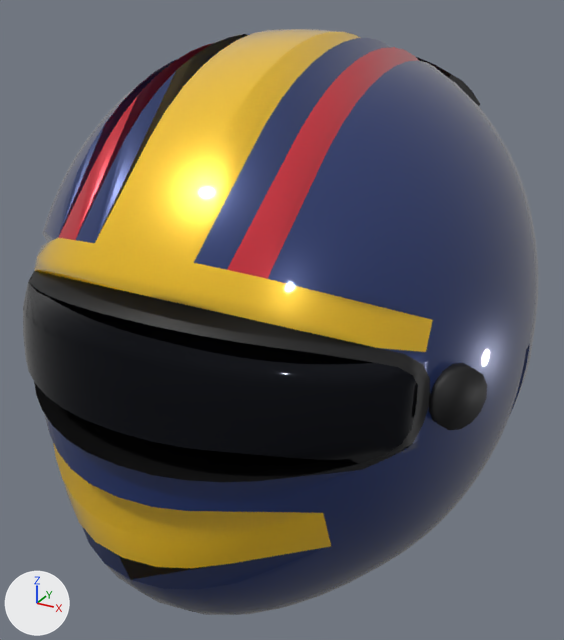
Before and after pictures for a commit that changed the glTF model src/ArcBox.Host/games/redline/models/helmets/ALO.glb.
Camera for both pictures: a 50 mm camera at (0.19, -0.363, 0.169) aimed at (-0.002, -0.013, -0.006). The lights are fixed; the arrows at lower left show +X, +Y and +Z. The picture after the commit comes second. Vertices at exactly the same position are counted once.

The first picture shows 'helmet'.
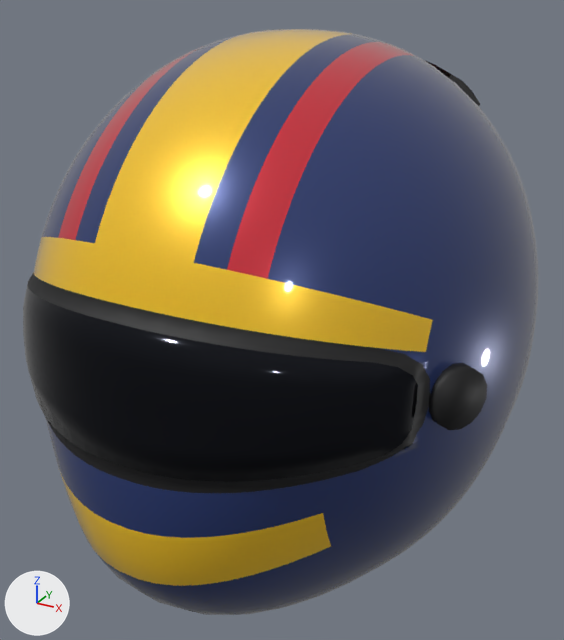
Changed parts and their boxes [x1, y1, x2, y2] in the pictures (564 x 640 px; the box of a moved part takes in the faces that stretch with it):
part 1 of me_helmet, moved or reshaped
    before: [484, 335, 532, 467]
    after: [306, 335, 532, 601]
part 2 of me_helmet, added
    after: [23, 30, 437, 589]

The edits, one by one:
me_helmet is used by ob_helmet; location (0.0, 0.0, 0.0).
me_helmet had 4416 vertices, 8664 faces and spanned x -0.128..0.128, y -0.161..0.15, z -0.132..0.145.
me_helmet now has 5239 vertices, 10066 faces and spans x -0.128..0.128, y -0.161..0.15, z -0.132..0.145.
me_helmet part 1: 255 vertices moved from x -0.128..0.128, y -0.016..0.042, z -0.104..-0.003 to x -0.128..0.128, y -0.016..0.042, z -0.103..-0.003; 163 vertices removed from x -0.128..0.128, y -0.107..0.117, z -0.126..0.0; 447 vertices added at x -0.128..0.128, y -0.107..0.113, z -0.132..0.0.
me_helmet part 2: 539 vertices added at x -0.107..0.107, y -0.161..0.139, z -0.073..0.143.
